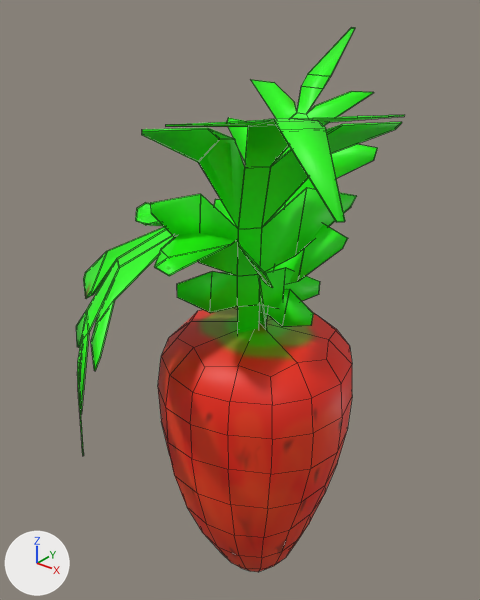
What one commit did to the Blender file Assets/Mesh/mor_02.blend.
Before and after are seen from a 50 mm camera at (3.06, -4.07, 3.64) aimed at (-0.16, -0.05, 1.14). Arrows for +X, +Y and +Z are at lower left; the lights stay in place. Mesh edges are drawn as thin lines.
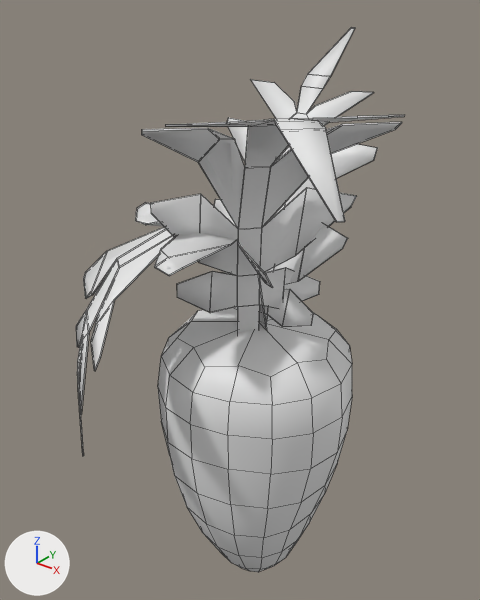
Pixel boxes (x1, y1, x2, y2) of what changed, in the pictures (480 x 600 px):
'Cylinder', recoloured
    both: (76, 27, 405, 572)

The change, as a list of edits to the scene's bpy script:
```text
Change me_cylinder_001:
    where me_cylinder_001.from_pydata(...)  # 486 vertices, 462 faces; spans x -1.5..1.56, y -1.67..1.29, z -1.91..3.25
    remove me_cylinder_001.materials.append(mat_material_001)  # picture img_mor01
```
